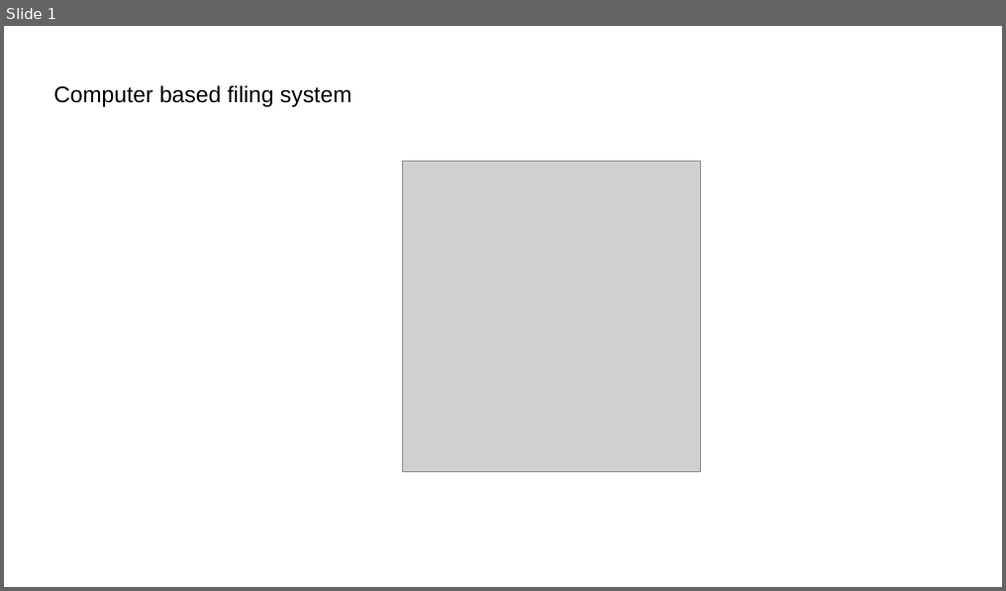
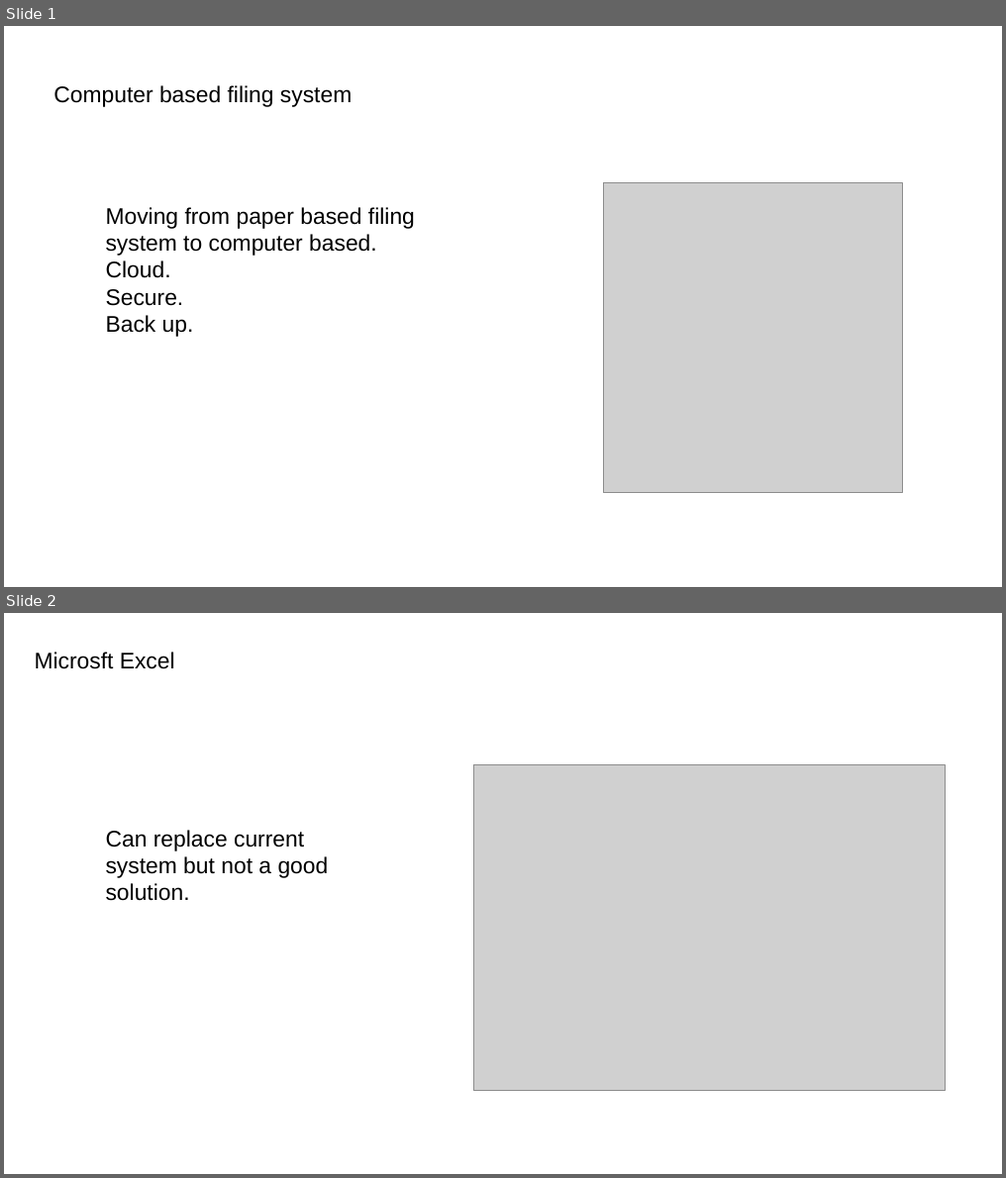
Before and after one commit to ScitechFusionX/sukumani_dream, a slide deck: presentation 1.pptx. Shown one above the other, each under a label of ours: slide 1 before the commit, slides 1 and 2 after it. The pictures are 1006x591 and 1006x1178 pixels, drawn with LibreOffice and Linux fonts; fonts in the diff are those of the drawing; grey boxes stand for pictures; background and template pictures are left out. Boxes give left, top, right and bottom in pixels: in the first picture for what was removed or moved away, otherwise in the second. Text is boxed around its words. In the diff, an @@ line names an element or a change of style, - is before the commit and + after.

```diff
--- a/presentation 1.pptx
+++ b/presentation 1.pptx
@@ slide 2 added at [4, 613, 1002, 1174], background #FFFFFF @@
@@ text added at [35, 652, 175, 669], 18 pt, text #000000 @@
+Microsft Excel
@@ picture added at [474, 765, 945, 1090] @@
@@ text added at [106, 830, 329, 901], 18 pt, text #000000 @@
+Can replace current system but not a good solution.
@@ slide 1 changed as well @@
@@ picture: place and size @@
-picture at [402, 162, 701, 472]
+picture at [604, 182, 902, 493]
@@ text added at [106, 207, 415, 337], 18 pt, text #000000 @@
+Moving from paper based filing system to computer based.
+Cloud.
+Secure.
+Back up.
```
Also in this commit, not shown: 4 other slides changed, 4 other slides added, 7 slides removed.
